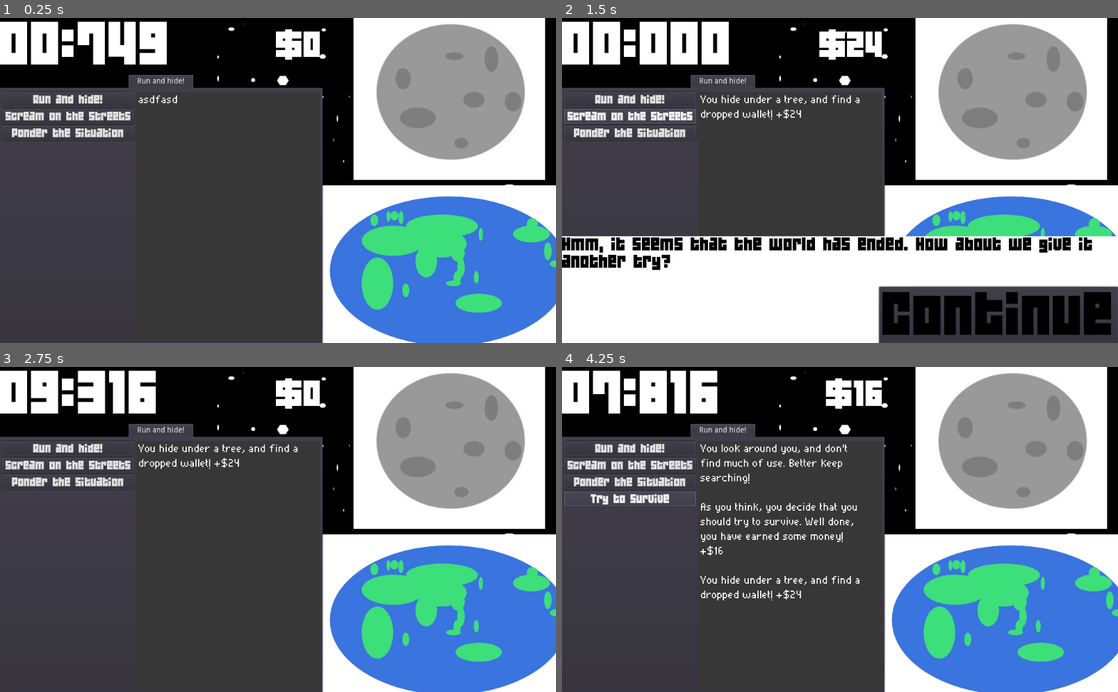
Above: before the commit, frames 1-4 (two rows, left to right).
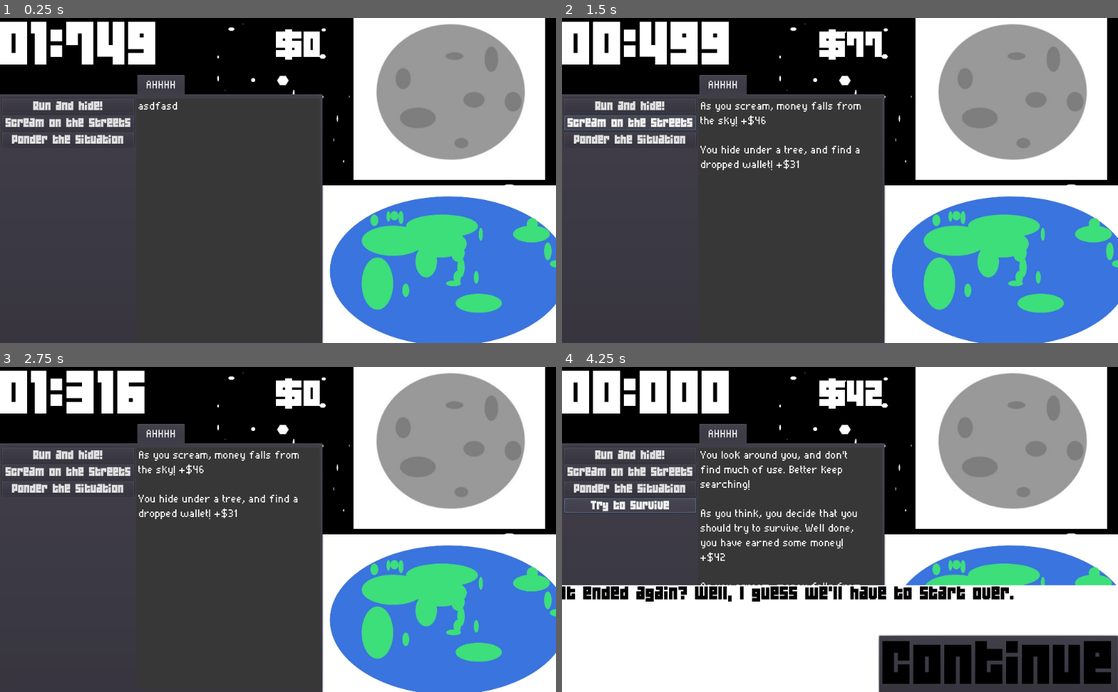
Above: after the commit, the same moments.

Repository: AngelOnFira/ludum-50
Game: Godot game, scene res://Main.tscn
Two runs of this game, one before a commit and one after it. Both use one fixed random seed, a clock stepped at 60 frames per second and the inputs below.
Inputs (mouse positions are in pixels of both pictures, inside the frame that each line leads up to):
- Up to frame 1 (0.25 s): no input
- Up to frame 2 (1.5 s): click "Run and hide!" at 0.5 s; click (628, 122) at 1.25 s, where only the run after the commit has a clickable "Scream on the streets"
- Up to frame 3 (2.75 s): click "Continue" at 2 s
- Up to frame 4 (4.25 s): click "Ponder the situation" at 2.75 s; click "Try to survive" at 3.5 s

The runs differ from the first frame. In frame 1, 5.2% of the frame differs, in the area x 0-58%, y 1-39%; in frame 2, 38%; in frame 3, 6.2%; in frame 4, 41%, in the area x 0-100%, y 1-100%.

Commit message:
Queuing story

Diff:
--- a/Blackboard.gd
+++ b/Blackboard.gd
@@ -3,7 +3,12 @@
 
 var money: int = 0
 
-var timer = 1000 * 1 # 10 seconds
+var seconds_per_life: int = 2
+
+var timer = 1000 * seconds_per_life
+
+# If they haven't found the TekShop yet
+var tutorial = true
 
 # Survive story
 var try_to_survive_story_index = 0
@@ -44,7 +49,7 @@
 	try_to_survive_story_index = 0
 
 	# Reset the time
-	timer = 1000 * 10
+	timer = 1000 * seconds_per_life
 
 	# Reset money
 	money = 0
@@ -53,5 +58,12 @@
 
 
 # Signals
+
+# Reveal a new tab
 signal show_tab(tab)
+
+# Show a story message right now
 signal show_story(text)
+
+# Queue a story message to show at the next death
+signal queue_story(text)
--- a/Main.gd
+++ b/Main.gd
@@ -28,6 +28,8 @@
 	"I'm sure you'll be able to figure it out. That last hint wasn't super helpful. Aren't you trying to find a way to survive?",
 ]
 
+var story_queue = []
+
 var levels = [
 	0, # Laptop updates
 ]
@@ -46,6 +48,7 @@
 	# Attach signals
 	blackboard.connect("show_tab", self, "show_tab")
 	blackboard.connect("show_story", self, "show_story")
+	blackboard.connect("queue_story", self, "queue_story")
 
 
 # Called every frame. 'delta' is the elapsed time since the previous frame.
@@ -79,13 +82,22 @@
 	# If time runs out, reset the timer to 10 seconds
 	if blackboard.timer <= 0:
 
+		print(story_queue)
+
 		# Run the reset function in blackboard
 		blackboard.reset_game()
 
-		# Show story if there is anything new
-		if story_index < len(story):
-			blackboard.emit_signal("show_story", story[story_index])
-			story_index += 1
+		# If there are story elements in the queue, show them first
+		if len(story_queue) > 0:
+			var story_element = story_queue.pop_front()
+			blackboard.emit_signal("show_story", story_element)
+
+		# Otherwise, just show the next story element
+		elif blackboard.tutorial:
+			# Show story if there is anything new
+			if story_index < len(story):
+				blackboard.emit_signal("show_story", story[story_index])
+				story_index += 1
 
 		$LeftSide/LeftSidePanel/CurrencyBox/Timer.text = "00:000"
 
@@ -119,3 +131,8 @@
 
 	# Pause the game
 	get_tree().paused = true
+
+func queue_story(story_text: String):
+	print("Queueing story: " + story_text)
+	# Add the story to the queue
+	story_queue.append(story_text)
--- a/Main.tscn
+++ b/Main.tscn
@@ -65,47 +65,46 @@
 margin_right = 593.0
 margin_bottom = 600.0
 size_flags_vertical = 3
-
-[node name="Run and hide!" type="Tabs" parent="LeftSide/LeftSidePanel/TabContainer"]
-anchor_left = 0.05
-anchor_top = 0.05
+custom_fonts/font = ExtResource( 9 )
+
+[node name="AHHHH" type="Tabs" parent="LeftSide/LeftSidePanel/TabContainer"]
 anchor_right = 1.0
 anchor_bottom = 1.0
 margin_left = 4.0
-margin_top = 32.0
+margin_top = 44.0
 margin_right = -4.0
 margin_bottom = -4.0
 script = ExtResource( 8 )
 
-[node name="HBoxContainer" type="HBoxContainer" parent="LeftSide/LeftSidePanel/TabContainer/Run and hide!"]
-anchor_right = 1.0
-anchor_bottom = 1.0
-
-[node name="LeftPanel" type="VBoxContainer" parent="LeftSide/LeftSidePanel/TabContainer/Run and hide!/HBoxContainer"]
-margin_right = 243.0
-margin_bottom = 434.0
-
-[node name="Hide1" type="Button" parent="LeftSide/LeftSidePanel/TabContainer/Run and hide!/HBoxContainer/LeftPanel"]
+[node name="HBoxContainer" type="HBoxContainer" parent="LeftSide/LeftSidePanel/TabContainer/AHHHH"]
+anchor_right = 1.0
+anchor_bottom = 1.0
+
+[node name="LeftPanel" type="VBoxContainer" parent="LeftSide/LeftSidePanel/TabContainer/AHHHH/HBoxContainer"]
+margin_right = 243.0
+margin_bottom = 447.0
+
+[node name="Hide1" type="Button" parent="LeftSide/LeftSidePanel/TabContainer/AHHHH/HBoxContainer/LeftPanel"]
 margin_right = 243.0
 margin_bottom = 27.0
 custom_fonts/font = ExtResource( 7 )
 text = "Run and hide!"
 
-[node name="Hide2" type="Button" parent="LeftSide/LeftSidePanel/TabContainer/Run and hide!/HBoxContainer/LeftPanel"]
+[node name="Hide2" type="Button" parent="LeftSide/LeftSidePanel/TabContainer/AHHHH/HBoxContainer/LeftPanel"]
 margin_top = 31.0
 margin_right = 243.0
 margin_bottom = 58.0
 custom_fonts/font = ExtResource( 7 )
 text = "Scream on the streets"
 
-[node name="Hide3" type="Button" parent="LeftSide/LeftSidePanel/TabContainer/Run and hide!/HBoxContainer/LeftPanel"]
+[node name="Hide3" type="Button" parent="LeftSide/LeftSidePanel/TabContainer/AHHHH/HBoxContainer/LeftPanel"]
 margin_top = 62.0
 margin_right = 243.0
 margin_bottom = 89.0
 custom_fonts/font = ExtResource( 7 )
 text = "Ponder the situation"
 
-[node name="Hide4" type="Button" parent="LeftSide/LeftSidePanel/TabContainer/Run and hide!/HBoxContainer/LeftPanel"]
+[node name="Hide4" type="Button" parent="LeftSide/LeftSidePanel/TabContainer/AHHHH/HBoxContainer/LeftPanel"]
 visible = false
 margin_top = 93.0
 margin_right = 243.0
@@ -113,7 +112,7 @@
 custom_fonts/font = ExtResource( 7 )
 text = "Scream on the streets"
 
-[node name="Search1" type="Button" parent="LeftSide/LeftSidePanel/TabContainer/Run and hide!/HBoxContainer/LeftPanel"]
+[node name="Search1" type="Button" parent="LeftSide/LeftSidePanel/TabContainer/AHHHH/HBoxContainer/LeftPanel"]
 visible = false
 margin_top = 124.0
 margin_right = 243.0
@@ -121,14 +120,14 @@
 custom_fonts/font = ExtResource( 7 )
 text = "Try to survive"
 
-[node name="LogBG" type="ColorRect" parent="LeftSide/LeftSidePanel/TabContainer/Run and hide!/HBoxContainer"]
+[node name="LogBG" type="ColorRect" parent="LeftSide/LeftSidePanel/TabContainer/AHHHH/HBoxContainer"]
 margin_left = 247.0
-margin_right = 555.0
-margin_bottom = 434.0
+margin_right = 585.0
+margin_bottom = 447.0
 size_flags_horizontal = 3
 color = Color( 0.215686, 0.215686, 0.215686, 1 )
 
-[node name="HideLog" type="RichTextLabel" parent="LeftSide/LeftSidePanel/TabContainer/Run and hide!/HBoxContainer/LogBG"]
+[node name="HideLog" type="RichTextLabel" parent="LeftSide/LeftSidePanel/TabContainer/AHHHH/HBoxContainer/LogBG"]
 margin_left = 4.0
 margin_right = 308.0
 margin_bottom = 434.0
@@ -186,11 +185,6 @@
 margin_bottom = 141.0
 text = "Upgrade 1"
 
-[node name="Popup" type="Popup" parent="LeftSide"]
-visible = true
-margin_right = 40.0
-margin_bottom = 40.0
-
 [node name="StoryPanel" type="ColorRect" parent="."]
 visible = false
 anchor_top = 0.671
@@ -223,10 +217,10 @@
 custom_fonts/font = ExtResource( 6 )
 text = "Continue"
 
-[connection signal="pressed" from="LeftSide/LeftSidePanel/TabContainer/Run and hide!/HBoxContainer/LeftPanel/Hide1" to="LeftSide/LeftSidePanel/TabContainer/Run and hide!" method="_on_Hide_pressed" binds= [ 1 ]]
-[connection signal="pressed" from="LeftSide/LeftSidePanel/TabContainer/Run and hide!/HBoxContainer/LeftPanel/Hide2" to="LeftSide/LeftSidePanel/TabContainer/Run and hide!" method="_on_Hide_pressed" binds= [ 2 ]]
-[connection signal="pressed" from="LeftSide/LeftSidePanel/TabContainer/Run and hide!/HBoxContainer/LeftPanel/Hide3" to="LeftSide/LeftSidePanel/TabContainer/Run and hide!" method="_on_Hide_pressed" binds= [ 3 ]]
-[connection signal="pressed" from="LeftSide/LeftSidePanel/TabContainer/Run and hide!/HBoxContainer/LeftPanel/Hide4" to="LeftSide/LeftSidePanel/TabContainer/Run and hide!" method="_on_Hide_pressed" binds= [ 4 ]]
-[connection signal="pressed" from="LeftSide/LeftSidePanel/TabContainer/Run and hide!/HBoxContainer/LeftPanel/Search1" to="LeftSide/LeftSidePanel/TabContainer/Run and hide!" method="_on_Search_pressed"]
+[connection signal="pressed" from="LeftSide/LeftSidePanel/TabContainer/AHHHH/HBoxContainer/LeftPanel/Hide1" to="LeftSide/LeftSidePanel/TabContainer/AHHHH" method="_on_Hide_pressed" binds= [ 1 ]]
+[connection signal="pressed" from="LeftSide/LeftSidePanel/TabContainer/AHHHH/HBoxContainer/LeftPanel/Hide2" to="LeftSide/LeftSidePanel/TabContainer/AHHHH" method="_on_Hide_pressed" binds= [ 2 ]]
+[connection signal="pressed" from="LeftSide/LeftSidePanel/TabContainer/AHHHH/HBoxContainer/LeftPanel/Hide3" to="LeftSide/LeftSidePanel/TabContainer/AHHHH" method="_on_Hide_pressed" binds= [ 3 ]]
+[connection signal="pressed" from="LeftSide/LeftSidePanel/TabContainer/AHHHH/HBoxContainer/LeftPanel/Hide4" to="LeftSide/LeftSidePanel/TabContainer/AHHHH" method="_on_Hide_pressed" binds= [ 4 ]]
+[connection signal="pressed" from="LeftSide/LeftSidePanel/TabContainer/AHHHH/HBoxContainer/LeftPanel/Search1" to="LeftSide/LeftSidePanel/TabContainer/AHHHH" method="_on_Search_pressed"]
 [connection signal="pressed" from="LeftSide/LeftSidePanel/TabContainer/TekShop/LeftPanel/Button" to="." method="_on_Button_pressed"]
 [connection signal="pressed" from="StoryPanel/Continue" to="." method="_on_Continue_pressed"]
--- a/RunAndHide.gd
+++ b/RunAndHide.gd
@@ -53,7 +53,6 @@
 
 	# Check if we're at the end
 	if blackboard.try_to_survive_story_index >= len(blackboard.try_to_survive_story):
-		# They survived!
 		story = "You've already found the TekShop!"
 	else:
 		# Add the current survive story to the log
@@ -64,6 +63,13 @@
 		# Show the TekShop tab
 		blackboard.emit_signal("show_tab", 1)
 
+		# End the tutorial
+		blackboard.tutorial = false
+
+		# Send a message to the player
+		blackboard.emit_signal("show_story", "You found... the TekShop? Why are you so excited about that? What will it help you acheive? You'll probably just die again.")
+		blackboard.emit_signal("queue_story", "Oh... I guess you'll remember that the TekShop exists. Hmm. This might be a problem.")
+
 
 	# Increment the story index
 	blackboard.try_to_survive_story_index += 1
